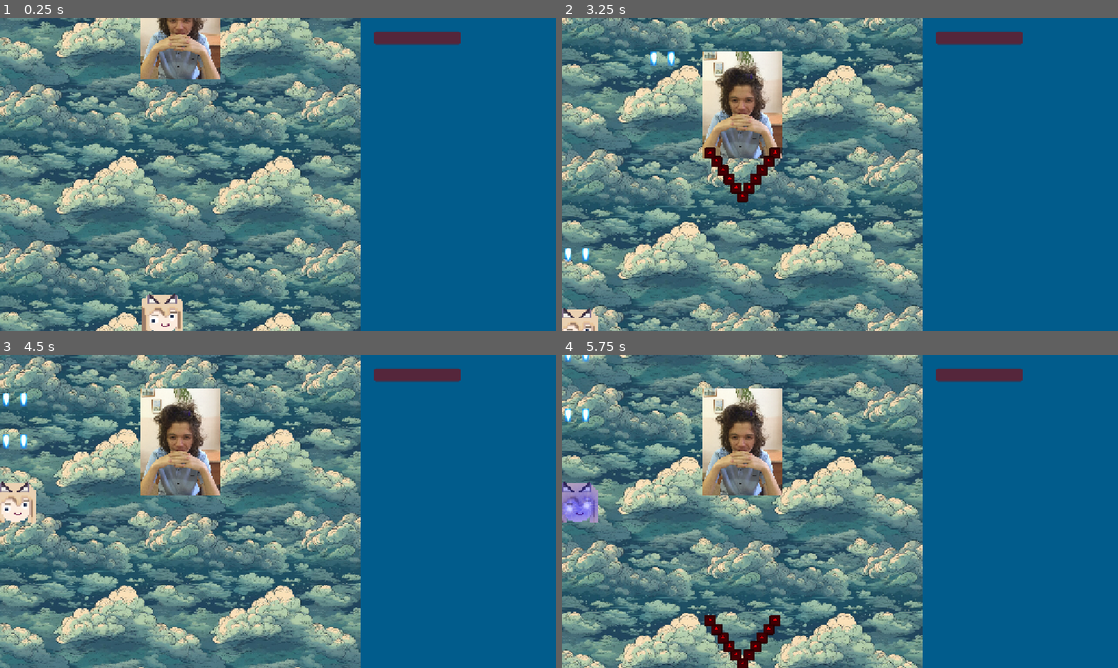
Above: before the commit, frames 1-4 (two rows, left to right).
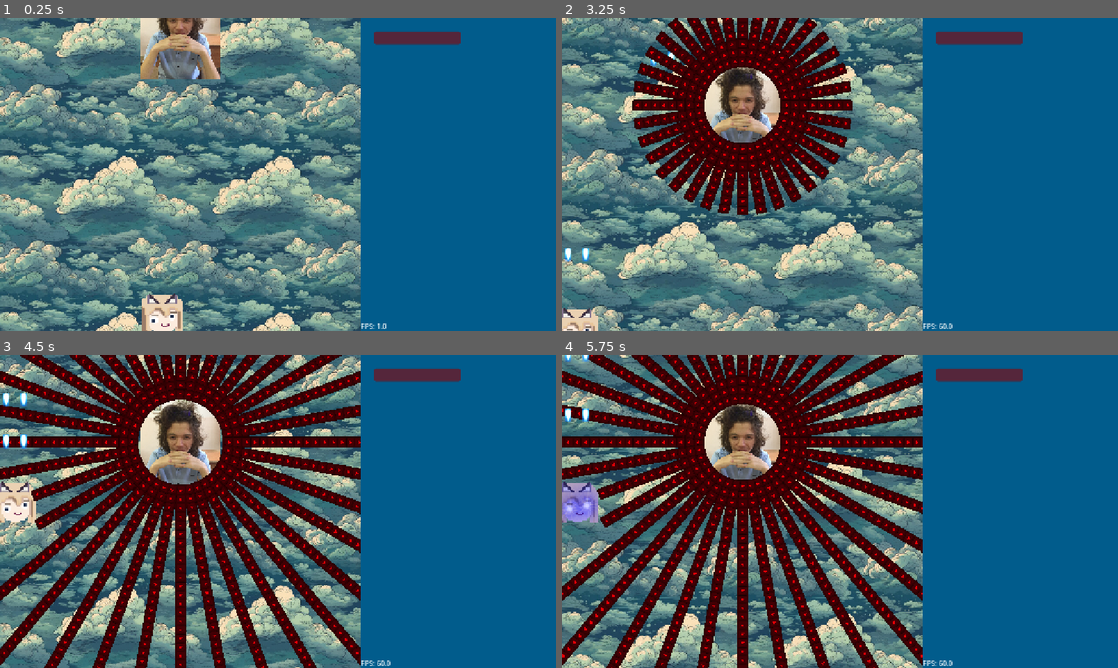
Above: after the commit, the same moments.

Repository: Sandorik00/shmupper
Game: Godot game, scene res://main_node.tscn
The game is run twice, just before and just after one commit, with the same random seed, the same clock (stepped at 60 frames per second) and the same inputs. The engine's default icon, where the game draws it, is replaced by a stand-in: a white triangle on a blue panel in a dark square.
Inputs (mouse positions are in pixels of both pictures, inside the frame that each line leads up to):
- Up to frame 1 (0.25 s): no input
- Up to frame 2 (3.25 s): move the mouse to (962, 158) at 0.52 s; hold Z (shoot) 0.53-1.28 s; move the mouse to (728, 190) at 1.27 s; tap S (camera_down) at 1.35 s; tap Z (shoot) at 1.55, 2.3, 3.05 s; move the mouse to (895, 105) at 2.02 s; hold A (camera_left) 2.03-2.78 s; move the mouse to (812, 237) at 2.77 s; tap D (camera_right) at 2.85 s
- Up to frame 3 (4.5 s): move the mouse to (444, 558) at 3.52 s; hold W (camera_up) 3.53-4.28 s; tap Z (shoot) at 3.8, 4.35 s; move the mouse to (111, 464) at 4.27 s
- Up to frame 4 (5.75 s): move the mouse to (867, 511) at 5.02 s; hold Z (shoot) from 5.03 s (still down)

The runs differ from the first frame. In frame 1, less than 0.1% of the frame differs, in the area x 65-70%, y 97-100%; in frame 2, 14%; in frame 3, 30%; in frame 4, 31%, in the area x 0-71%, y 0-100%.

Commit message:
patterns a bit inconsistent but working okay

Diff:
--- a/Entities/Actors/Player/Player.gd
+++ b/Entities/Actors/Player/Player.gd
@@ -62,4 +62,5 @@
 		$Sprite.texture = sancheese
 
 func take_damage(amount: int):
-	HUD.take_damage(amount, self)
+	pass
+	#HUD.take_damage(amount, self)
--- a/Entities/Bullets/bullet.gd
+++ b/Entities/Bullets/bullet.gd
@@ -5,9 +5,12 @@
 
 func _ready() -> void:
 	initial_pos = position
+	rotation = initial_rotate
+	#Engine.time_scale = 0.1
 
 func _process(delta: float) -> void:
-	position += Vector2.UP.rotated(initial_rotate) * 600 * delta
+	# I KNOW WHAT THE FUCK IS GOING ON HERE
+	position += Vector2.UP.rotated(rotation) * 600 * delta
 
 	if abs(initial_pos.x - position.x) > 1000 || abs(initial_pos.y - position.y) > 1000:
 		queue_free()
--- /dev/null
+++ b/GlobalStage/fps_counter.gd
@@ -0,0 +1,4 @@
+extends Label
+
+func _process(_delta):
+	self.text = "FPS: %s" % Engine.get_frames_per_second()
--- a/Globals/bullets_context.gd
+++ b/Globals/bullets_context.gd
@@ -1,6 +1,6 @@
 extends Node
 
-enum PATTERN_TYPES {ONE_BULLET, ARC, UTSUHO_FUCK_YOU}
+enum PATTERN_TYPES {ONE_BULLET, ARC, UTSUHO_FUCK_YOU, SPREAD_SHOTS}
 
 class PatternEvent:
 	var pattern_type: PATTERN_TYPES
@@ -16,6 +16,7 @@
 @onready var one_bullet = ResourceLoader.load("res://Entities/Bullets/e_basic_bullet.tscn", "PackedScene")
 @onready var arc = ResourceLoader.load("res://Patterns/arc.tscn", "PackedScene")
 @onready var utsuho_fuck_you = ResourceLoader.load("res://Patterns/utsuho_fuck_you.tscn", "PackedScene")
+@onready var spread_shots = ResourceLoader.load("res://Patterns/spread_shots.tscn", "PackedScene")
 
 func shoot_one_bullet(entity: Node2D):
 	var copy = one_bullet.instantiate()
@@ -37,4 +38,6 @@
 	var utsuho_fuck_you_scene = utsuho_fuck_you.instantiate()
 	utsuho_fuck_you_scene.entity = entity
 	utsuho_fuck_you_scene.one_bullet = one_bullet
+	for i in range(100):
+		utsuho_fuck_you_scene.pattern_queue.append(PatternEvent.new(BulletsContext.PATTERN_TYPES.SPREAD_SHOTS, 0.02, true))
 	main_node.add_child(utsuho_fuck_you_scene)
--- a/Patterns/AbstractPattern.gd
+++ b/Patterns/AbstractPattern.gd
@@ -2,6 +2,8 @@
 
 var timer: Timer
 var finished: bool = false
+var entity: Node2D
+var one_bullet: PackedScene
 
 func _ready():
 	timer = get_node("/root/MainNode/PatternTimer")
--- /dev/null
+++ b/Patterns/ComplexPattern.gd
@@ -0,0 +1,49 @@
+class_name ComplexPattern extends AbstractPattern
+
+var pattern_queue: Array[BulletsContext.PatternEvent] = []
+var pattern_timer: float = 0
+var time_passed: float = 0
+
+func _ready() -> void:
+	super()
+	time_passed = Time.get_ticks_msec() / 1000.0
+	_loop()
+
+	finished = true
+
+func _loop():
+	for pattern in pattern_queue:
+		var pattern_scene = BulletsContext.get("%s" % BulletsContext.PATTERN_TYPES.keys()[pattern.pattern_type].to_lower()).instantiate()
+		pattern_scene.entity = self.entity
+		pattern_scene.one_bullet = self.one_bullet
+		pattern_scene.adjusted_rotation = PI/2
+		self.add_child(pattern_scene)
+		await get_tree().process_frame
+		await create_tween().tween_interval(pattern.pause).finished
+
+
+# Вариант потенциально лучше, но точность гораздо ниже из-за ограниченного количества вызово process и потери излишков времени дельты.
+# func _process(_delta):
+# 	var cringe_delta = (Time.get_ticks_msec() / 1000.0) - time_passed
+# 	if finished: return
+
+# 	if pattern_timer <= 0:
+# 		var pattern = pattern_queue.pop_front()
+
+# 		if pattern == null:
+# 			finished = true
+# 			return
+
+# 		var pattern_scene = BulletsContext.get("%s" % BulletsContext.PATTERN_TYPES.keys()[pattern.pattern_type].to_lower()).instantiate()
+# 		pattern_scene.entity = self.entity
+# 		pattern_scene.one_bullet = self.one_bullet
+# 		pattern_scene.adjusted_rotation = PI/2
+# 		self.add_child(pattern_scene)
+# 		pattern_timer += pattern.pause
+# 		time_passed += cringe_delta
+# 		pattern_timer -= cringe_delta
+
+# 	else:
+# 		print("DELTA: %s" % cringe_delta)
+# 		pattern_timer -= cringe_delta
+# 		time_passed += cringe_delta
--- a/Patterns/arc.gd
+++ b/Patterns/arc.gd
@@ -1,7 +1,5 @@
 extends AbstractPattern
 
-var entity: Node2D
-var one_bullet: PackedScene
 var adjusted_rotation: float = 0
 
 func _ready() -> void:
--- /dev/null
+++ b/Patterns/spread_shots.gd
@@ -0,0 +1,20 @@
+extends AbstractPattern
+
+var adjusted_rotation: float = 0
+var bullets_qty = 36
+
+func _ready() -> void:
+	super()
+
+	for i in range(bullets_qty):
+		var angle = deg_to_rad(-180 + i * (360.0 / bullets_qty))
+		var bullet = one_bullet.instantiate()
+		bullet.prepare(entity.rotation + adjusted_rotation + angle)
+
+		var bullet_offset = entity.global_position
+		bullet_offset += Vector2(cos(angle) * 100, sin(angle) * 100)
+		bullet.position = bullet_offset
+
+		self.add_child(bullet)
+
+	finished = true
--- /dev/null
+++ b/Patterns/spread_shots.tscn
@@ -0,0 +1,7 @@
+[gd_scene load_steps=2 format=3 uid="uid://cgb7dtn1gaoci"]
+
+[ext_resource type="Script" uid="uid://bnu6u634dlxxd" path="res://Patterns/spread_shots.gd" id="1_qd8qw"]
+
+[node name="360Shots" type="Node2D"]
+script = ExtResource("1_qd8qw")
+metadata/_custom_type_script = "uid://1kohpev4nm5g"
--- a/Patterns/utsuho_fuck_you.gd
+++ b/Patterns/utsuho_fuck_you.gd
@@ -1,24 +1 @@
-extends AbstractPattern
-
-var entity: Node2D
-var one_bullet: PackedScene
-
-var pattern_queue: Array[BulletsContext.PatternEvent] = [
-	BulletsContext.PatternEvent.new(BulletsContext.PATTERN_TYPES.ARC, 2, true),
-	BulletsContext.PatternEvent.new(BulletsContext.PATTERN_TYPES.ARC, 2, true)
-]
-
-func _ready() -> void:
-	super()
-	_loop()
-
-	finished = true
-
-func _loop():
-	for pattern in pattern_queue:
-		var pattern_scene = BulletsContext.get("%s" % BulletsContext.PATTERN_TYPES.keys()[pattern.pattern_type].to_lower()).instantiate()
-		pattern_scene.entity = entity
-		pattern_scene.one_bullet = one_bullet
-		pattern_scene.adjusted_rotation = PI
-		self.add_child(pattern_scene)
-		await create_tween().tween_interval(pattern.pause).finished
+extends ComplexPattern
--- a/main_node.tscn
+++ b/main_node.tscn
@@ -11,6 +11,7 @@
 [ext_resource type="Script" uid="uid://effwoefajqu1" path="res://GlobalStage/bigger.gd" id="7_8jo16"]
 [ext_resource type="Script" uid="uid://ufl23spn1oif" path="res://GlobalStage/HUD.gd" id="8_hhu7f"]
 [ext_resource type="Script" uid="uid://b57a55g3ocvpo" path="res://GlobalStage/smaller.gd" id="8_kbml8"]
+[ext_resource type="Script" uid="uid://r3eqieitewty" path="res://GlobalStage/fps_counter.gd" id="10_07t30"]
 
 [sub_resource type="Curve" id="Curve_vuwru"]
 _limits = [-10.0, 10.0, -5.0, 5.0]
@@ -18,7 +19,7 @@
 point_count = 7
 
 [sub_resource type="RectangleShape2D" id="RectangleShape2D_8dq30"]
-size = Vector2(96, 96)
+size = Vector2(104, 96)
 
 [sub_resource type="Curve2D" id="Curve2D_uawjw"]
 _data = {
@@ -79,6 +80,7 @@
 texture = ExtResource("5_em0h0")
 
 [node name="CollisionShape2D" type="CollisionShape2D" parent="Player"]
+position = Vector2(-0.470001, 0)
 shape = SubResource("RectangleShape2D_8dq30")
 
 [node name="ShootTimer" type="Timer" parent="."]
@@ -111,7 +113,7 @@
 anchor_left = 1.0
 anchor_right = 1.0
 offset_left = -450.0
-offset_bottom = 800.0
+offset_bottom = 720.0
 grow_horizontal = 0
 color = Color(0.00392157, 0.360784, 0.54902, 1)
 script = ExtResource("6_bqi7p")
@@ -127,19 +129,29 @@
 step = 1.0
 show_percentage = false
 
+[node name="Label" type="Label" parent="HUD/PanelAnchor/StatusPanel"]
+layout_mode = 1
+anchors_preset = 2
+anchor_top = 1.0
+anchor_bottom = 1.0
+offset_top = -23.0
+offset_right = 40.0
+grow_vertical = 0
+script = ExtResource("10_07t30")
+
 [node name="Button" type="Button" parent="HUD"]
-offset_left = -240.0
-offset_top = 616.0
-offset_right = -88.0
-offset_bottom = 680.0
+offset_left = -280.0
+offset_top = 632.0
+offset_right = -128.0
+offset_bottom = 696.0
 text = "БОЛЬШЕ"
 script = ExtResource("7_8jo16")
 
 [node name="Button2" type="Button" parent="HUD"]
-offset_left = -240.0
-offset_top = 496.0
-offset_right = -88.0
-offset_bottom = 560.0
+offset_left = -280.0
+offset_top = 520.0
+offset_right = -128.0
+offset_bottom = 584.0
 text = "меньше"
 script = ExtResource("8_kbml8")
 
Not shown, added: GlobalStage/fps_counter.gd.uid
Not shown, added: Patterns/ComplexPattern.gd.uid
Not shown, added: Patterns/spread_shots.gd.uid
Not shown: 1 places in main_node.tscn that only renumber resources
